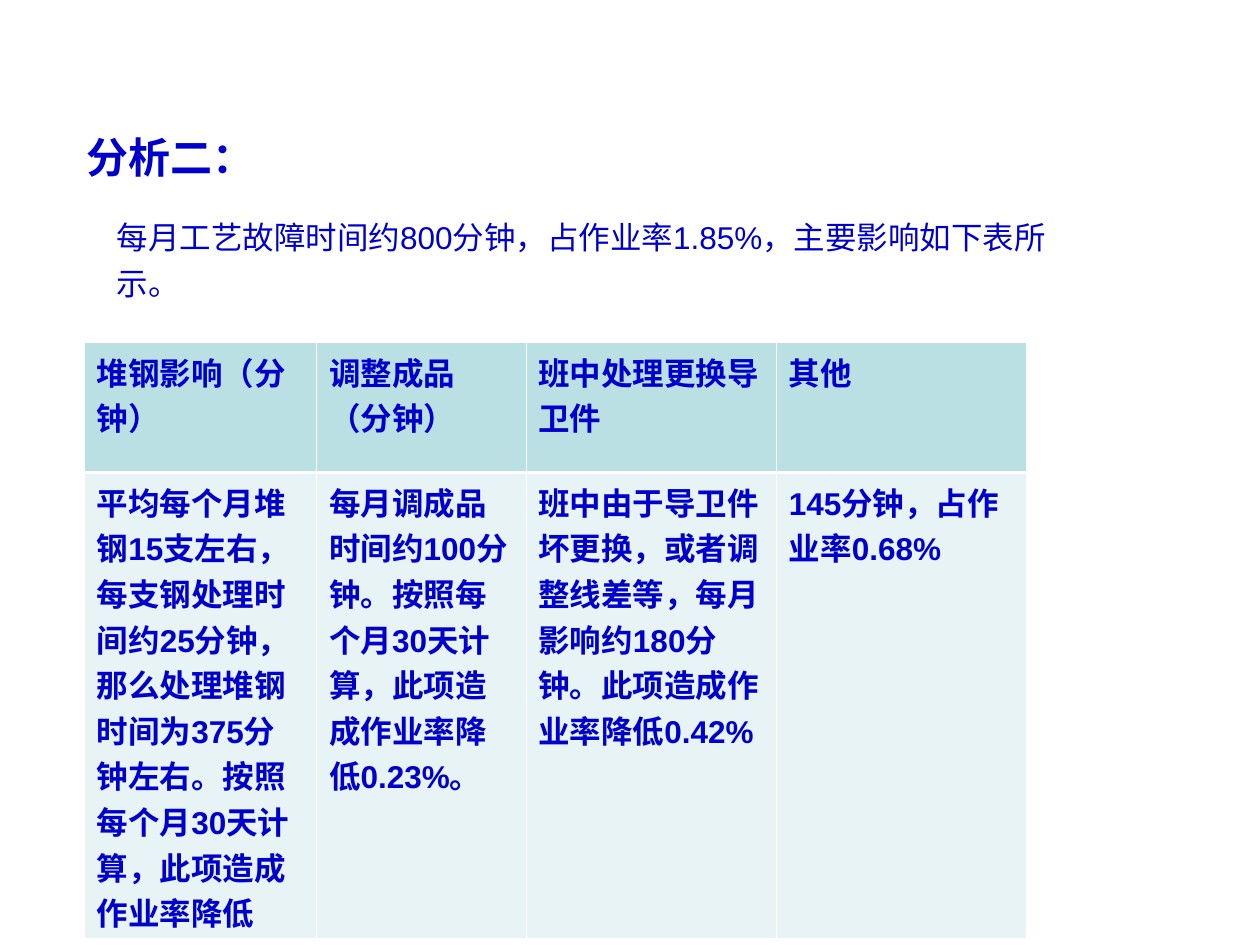
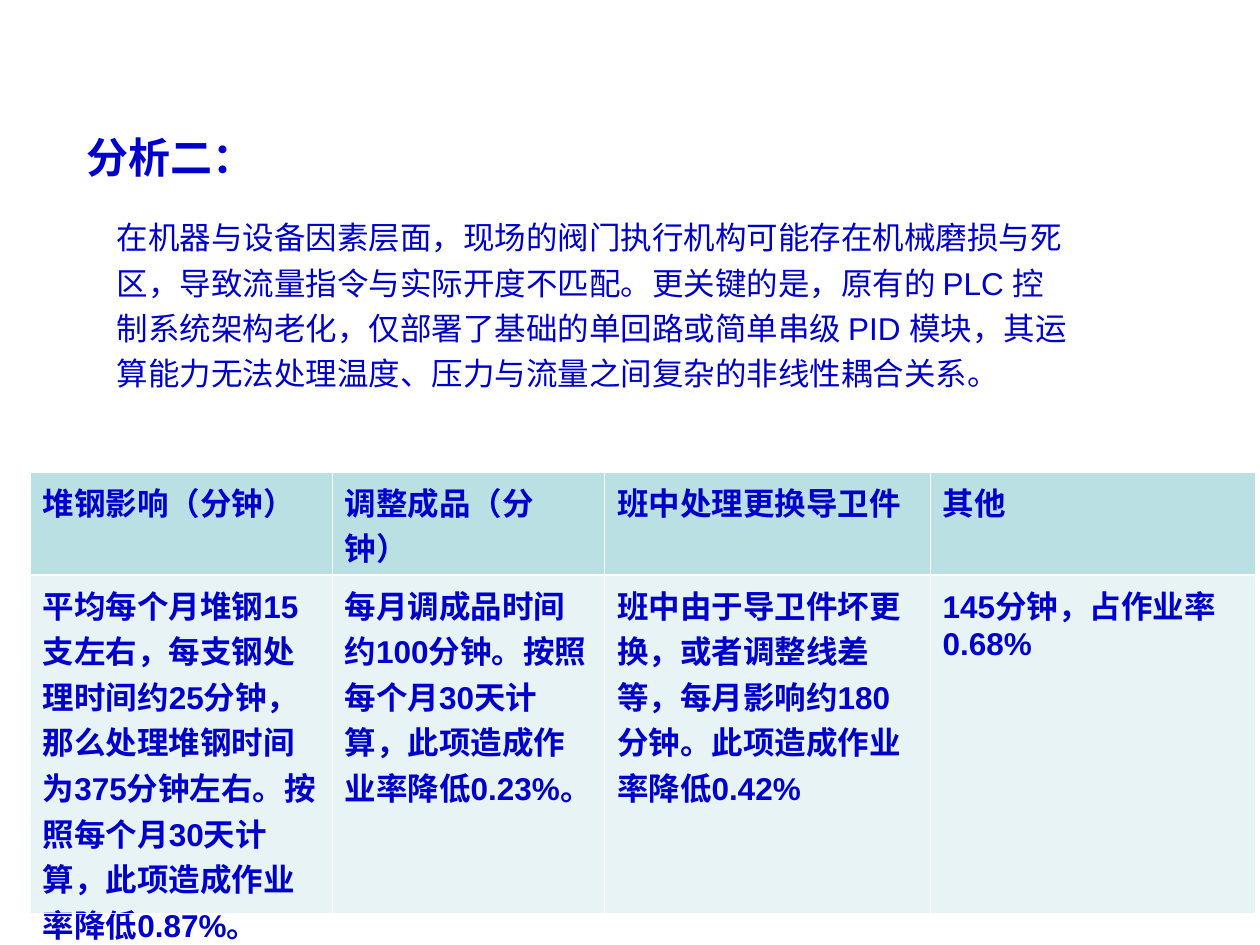
Before and after one commit to wfq1971/work_file, a slide deck: slide 9 of 2021年三棒作业区QC课题.ppt. Drawn at 1260x945 pixels with LibreOffice and Linux fonts; fonts in the diff are those of the drawing; background and template pictures are left out. Boxes give left, top, right and bottom in pixels: in the first picture for what was removed or moved away, otherwise in the second. Text is boxed around its words. In the diff, an @@ line names an element or a change of style, - is before the commit and + after.

```diff
--- a/2021年三棒作业区QC课题.ppt
+++ b/2021年三棒作业区QC课题.ppt
@@ text removed at (x1=117, y1=222, x2=1046, y2=298) @@
-每月工艺故障时间约800分钟，占作业率1.85%，主要影响如下表所示。
@@ text added at (x1=117, y1=222, x2=1067, y2=388), 18 pt, text #0000CC @@
+在机器与设备因素层面，现场的阀门执行机构可能存在机械磨损与死区，导致流量指令与实际开度不匹配。更关键的是，原有的 PLC 控制系统架构老化，仅部署了基础的单回路或简单串级 PID 模块，其运算能力无法处理温度、压力与流量之间复杂的非线性耦合关系。
@@ table resized from (x1=84, y1=343, x2=1027, y2=932) to (x1=30, y1=472, x2=1256, y2=944) @@
```
Also in this commit, not shown: 14 other slides changed, 11 slides added, 6 slides removed.
